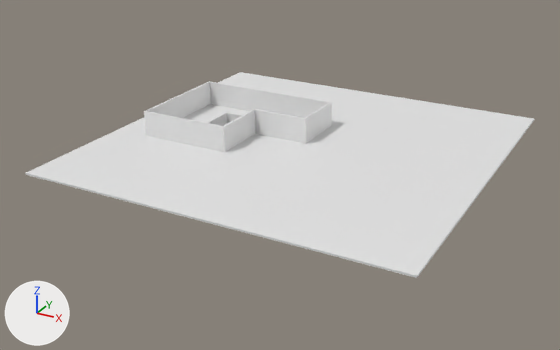
Renders of the Blender file Proyecto_CG/casa.blend from each side of a commit.
The view is the same before and after, from a 50 mm lens placed at (35.2, -68.9, 30.2), pointed at (-1.2, -2.7, -2.9). The axes (+X, +Y, +Z) are drawn at lower left. The lights are the same throughout.
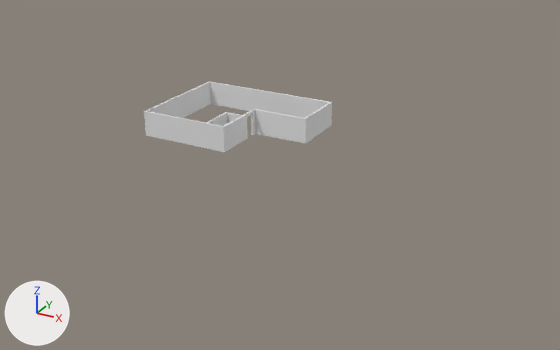
What changed in the scene script:
```text
Change me_cube_008:
    used by ob_cube; location = (-6.0, -6.0, 0.12)
    remove me_cube_008.from_pydata(...)  # 94 vertices, 92 faces; spans x -10.1..6.3, y -0.1..12.6, z -0.1..2.7
    add me_cube_008.from_pydata(...)  # 80 vertices, 74 faces; spans x -10.1..6.3, y -0.1..12.6, z -0.1..2.7
    me_cube_008 part 1
    21 vertices are removed from x -9.9..-0.1, y -0.1..12.6, z -0.1..2.7
    39 faces are deleted
    1 vertex moves from x -0.1, y 6.1, z -0.1 to x -0.1, y 5.7, z -0.1
    7 vertices are added at x -0.1..0.1, y 4.5..5.7, z -0.1..2.4
    21 new faces join them
Change ob_cube_004:
    add ob_cube_004.hide_set(True)
```

Pixel boxes (x1, y1, x2, y2) of what changed, in the pictures (560 x 350 px):
'Cube.004', hidden
    before: (25, 72, 534, 278)
part 1 of me_cube_008, cut back
    both: (146, 81, 255, 151)
